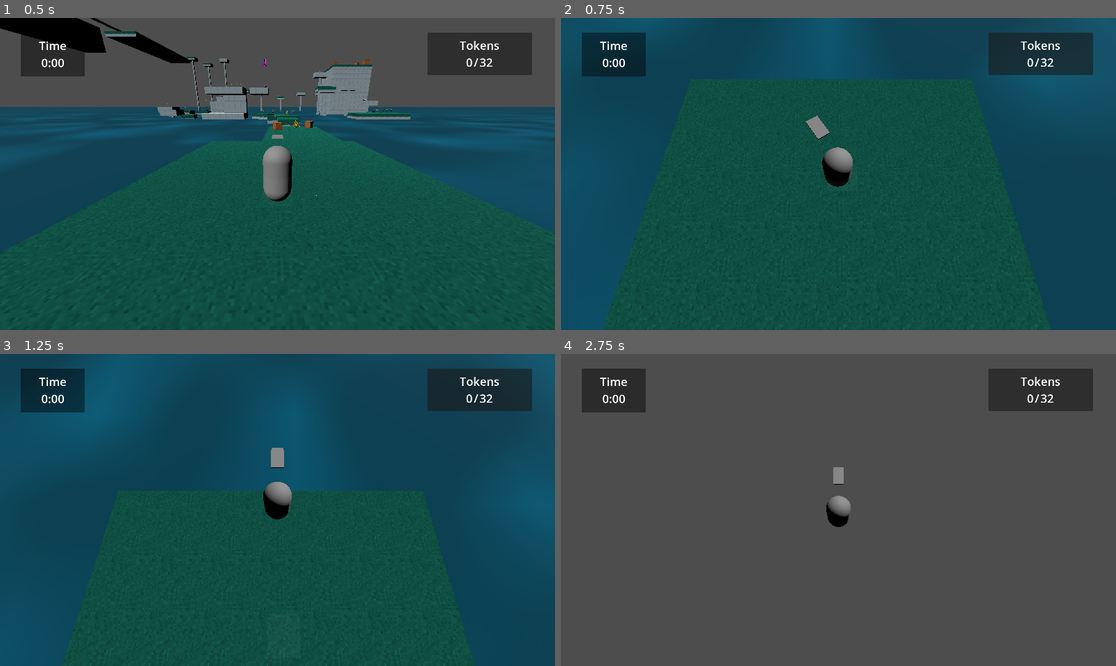
Above: before the commit, frames 1-4 (two rows, left to right).
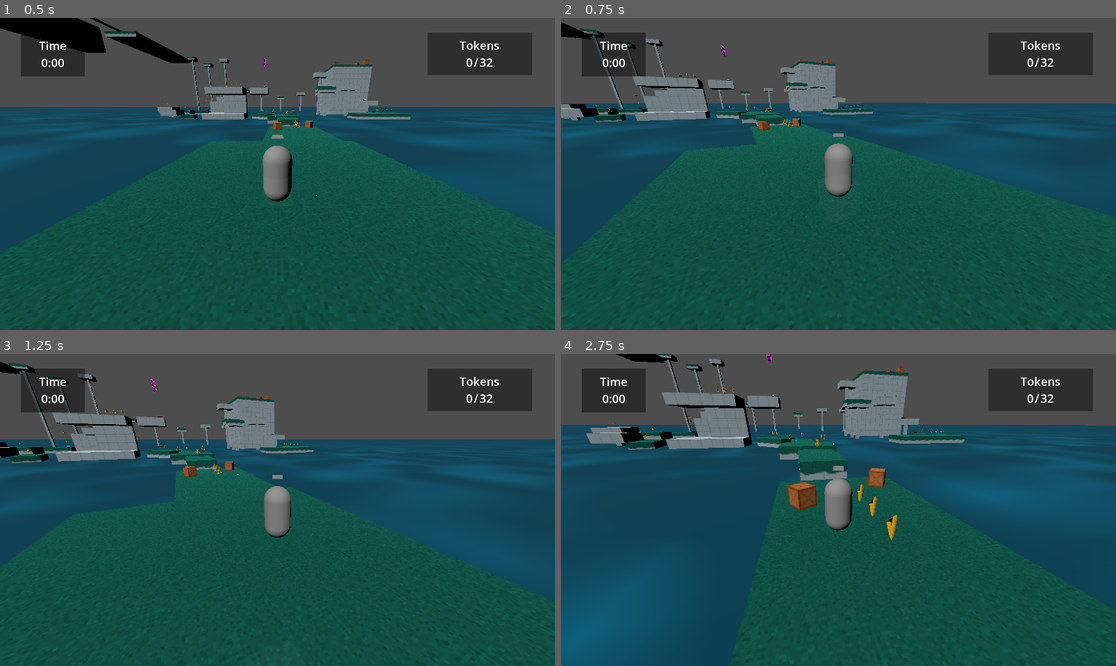
Above: after the commit, the same moments.

Repository: Nigel-Karunaratne/3DPlatformer_Godot4
Game: Godot game, scene res://level_scenes/monument1.tscn
The game is run twice, just before and just after one commit, with the same random seed, the same clock (stepped at 60 frames per second) and the same inputs. The project has no main scene, so this scene is started directly.
Inputs (mouse positions are in pixels of both pictures, inside the frame that each line leads up to):
- Up to frame 1 (0.5 s): no input
- Up to frame 2 (0.75 s): tap Enter at 0.5 s; move the mouse to (866, 174) at 0.52 s; hold W (move_forward) from 0.53 s (still down); tap R at 0.6 s
- Up to frame 3 (1.25 s): keep holding W (move_forward); tap Space (jump) at 0.77 s
- Up to frame 4 (2.75 s): keep holding W (move_forward); move the mouse to (810, 510) at 1.27 s; tap R at 1.35, 2.3 s; tap Space (jump) at 1.52 s; move the mouse to (849, 503) at 2.02 s; tap T at 2.1 s

Frame 1 is identical in both runs. In frame 2, 35% of the frame differs, in the area x 0-100%, y 0-100%; in frame 3, 35%; in frame 4, 81%.
Error in both runs: Invalid assignment of property or key 'gm' with value of type 'Node (GameManager)' on a base object of type 'Nil'. (res://scripts/game_manager.gd:47)

Commit message:
Commented toggle mouse + debug overhead cam
escape to show mouse is now a part of pausing
overhead debug cam was not being used (and was confusing when r was pushed accidentally)

Diff:
--- a/scripts/player_camera.gd
+++ b/scripts/player_camera.gd
@@ -54,17 +54,17 @@
 		pass
 
 	# Toggle Mouse Cursor
-	elif event is InputEventKey and event.pressed:
-		if event.keycode == KEY_ESCAPE:
-			if Input.get_mouse_mode() == Input.MOUSE_MODE_CAPTURED:
-				Input.set_mouse_mode(Input.MOUSE_MODE_VISIBLE)
-			else:
-				Input.set_mouse_mode(Input.MOUSE_MODE_CAPTURED)
+#	elif event is InputEventKey and event.pressed:
+#		if event.keycode == KEY_ESCAPE:
+#			if Input.get_mouse_mode() == Input.MOUSE_MODE_CAPTURED:
+#				Input.set_mouse_mode(Input.MOUSE_MODE_VISIBLE)
+#			else:
+#				Input.set_mouse_mode(Input.MOUSE_MODE_CAPTURED)
 
-		elif event.keycode == KEY_R: #!TEMP OVERHEAD CAMERA BUTTON
-			rotation_degrees.x = -90
-			rotation_degrees.y = -180
-			rotation_degrees.z = 0
+#		elif event.keycode == KEY_R: #!TEMP OVERHEAD CAMERA BUTTON
+#			rotation_degrees.x = -90
+#			rotation_degrees.y = -180
+#			rotation_degrees.z = 0
 	return
 
 
